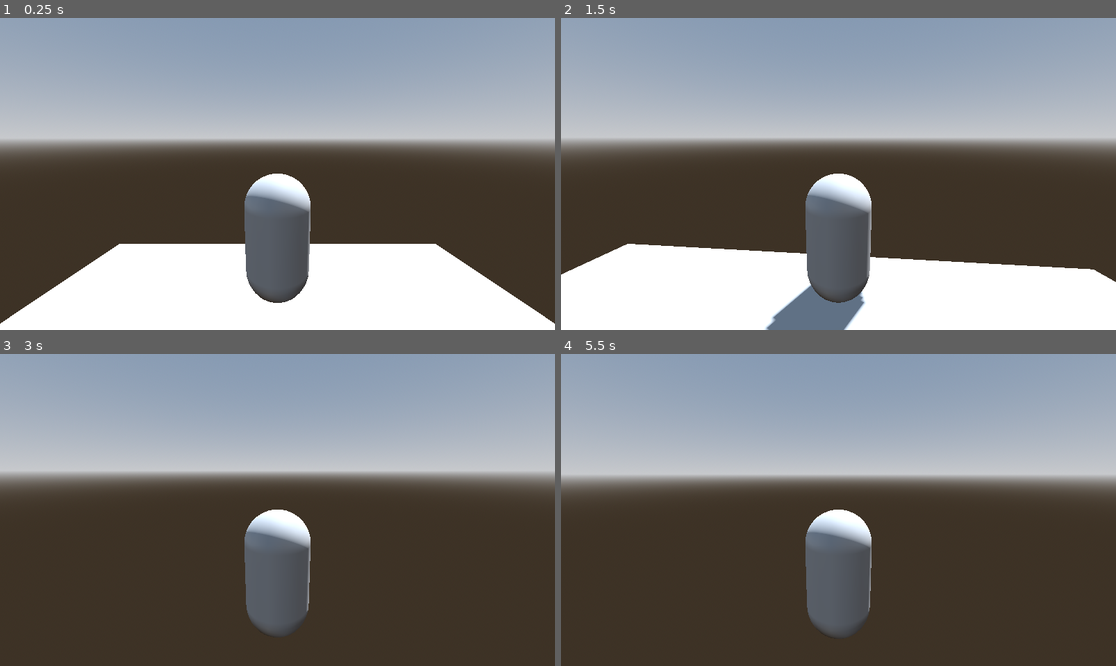
Above: before the commit, frames 1-4 (two rows, left to right).
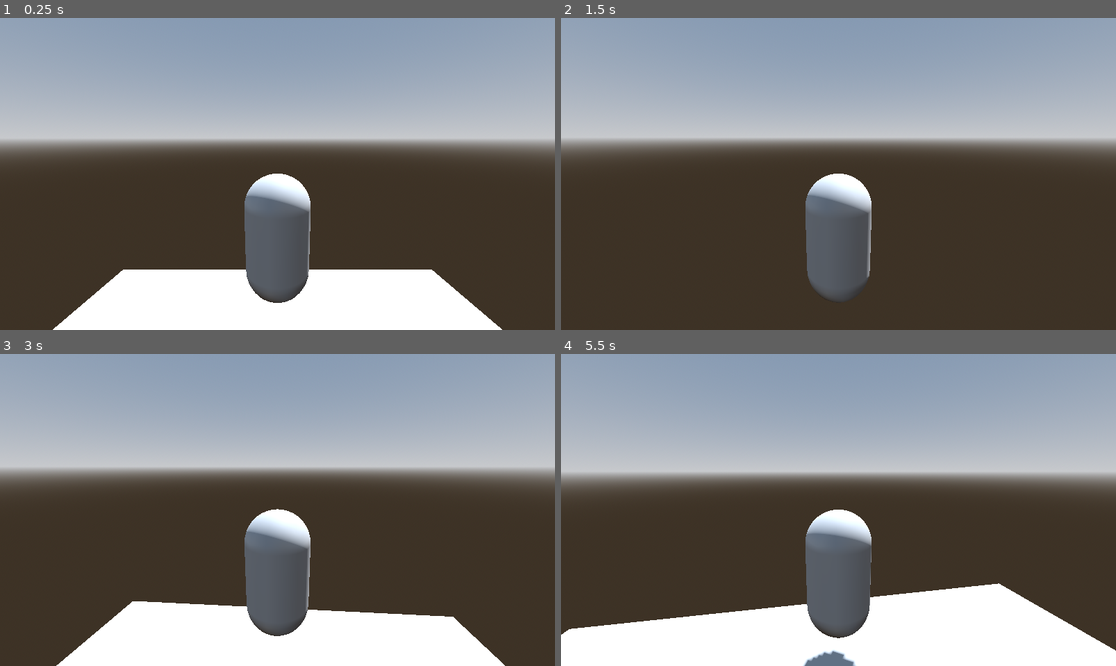
Above: after the commit, the same moments.

Repository: thiagovandieten/godot_simple_platformer
Game: Godot game, scene res://level.tscn
Two runs of this game, one before a commit and one after it. Both use one fixed random seed, a clock stepped at 60 frames per second and the inputs below. The project has no main scene, so this scene is started directly.
Inputs (mouse positions are in pixels of both pictures, inside the frame that each line leads up to):
- Up to frame 1 (0.25 s): no input
- Up to frame 2 (1.5 s): move the mouse to (866, 174) at 0.52 s; hold Space (jump, bound only after the commit) 0.53-1.28 s; hold W (move_forward) from 0.53 s (still down); move the mouse to (810, 174) at 1.27 s; tap Space (jump, bound only after the commit) at 1.35 s
- Up to frame 3 (3 s): keep holding W (move_forward); tap Space (jump, bound only after the commit) at 1.52, 1.82, 2.85 s; move the mouse to (288, 503) at 2.02 s; hold Space (jump, bound only after the commit) 2.03-2.78 s; tap Enter at 2.75 s; move the mouse to (271, 516) at 2.77 s
- Up to frame 4 (5.5 s): keep holding W (move_forward); tap Space (jump, bound only after the commit) at 3.02, 3.32, 4.35, 4.52, 4.82 s; move the mouse to (877, 513) at 3.52 s; hold Space (jump, bound only after the commit) 3.53-4.28 s; move the mouse to (794, 506) at 4.27 s; move the mouse to (844, 510) at 5.02 s; hold Space (jump, bound only after the commit) from 5.03 s (still down)

The runs differ from the first frame. In frame 1, 7.9% of the frame differs, in the area x 0-100%, y 72-100%; in frame 2, 22%; in frame 3, 16%; in frame 4, 20%.

Commit message:
Add level boundary & jump mechanic

Diff:
--- /dev/null
+++ b/WorldBoundary.gd
@@ -0,0 +1,16 @@
+extends Area3D
+
+
+# Called when the node enters the scene tree for the first time.
+func _ready():
+	pass # Replace with function body.
+
+
+# Called every frame. 'delta' is the elapsed time since the previous frame.
+func _process(delta):
+	pass
+
+
+func _on_body_entered(body) -> void:
+	if body.name == "Player":
+		get_tree().reload_current_scene()
--- a/level.tscn
+++ b/level.tscn
@@ -1,6 +1,7 @@
-[gd_scene load_steps=7 format=3 uid="uid://cm4b8ro6i5hso"]
+[gd_scene load_steps=10 format=3 uid="uid://cm4b8ro6i5hso"]
 
 [ext_resource type="PackedScene" uid="uid://bhkliha0x6acg" path="res://player.tscn" id="1_exejl"]
+[ext_resource type="Script" path="res://WorldBoundary.gd" id="2_knl8k"]
 
 [sub_resource type="ProceduralSkyMaterial" id="ProceduralSkyMaterial_5ryjd"]
 sky_horizon_color = Color(0.64625, 0.65575, 0.67075, 1)
@@ -20,6 +21,11 @@
 [sub_resource type="ConcavePolygonShape3D" id="ConcavePolygonShape3D_2nanm"]
 data = PackedVector3Array(5, 0, 5, -5, 0, 5, 5, 0, -5, -5, 0, 5, -5, 0, -5, 5, 0, -5)
 
+[sub_resource type="PhysicsMaterial" id="PhysicsMaterial_31gn2"]
+friction = 0.0
+
+[sub_resource type="WorldBoundaryShape3D" id="WorldBoundaryShape3D_1qb3a"]
+
 [node name="Node3D" type="Node3D"]
 
 [node name="WorldEnvironment" type="WorldEnvironment" parent="."]
@@ -38,5 +44,16 @@
 shape = SubResource("ConcavePolygonShape3D_2nanm")
 
 [node name="Player" parent="." instance=ExtResource("1_exejl")]
-transform = Transform3D(1, 0, 0, 0, 1, 0, 0, 0, 1, 0, 2, -2)
-linear_damp = 3.0
+transform = Transform3D(1, 0, 0, 0, 1, 0, 0, 0, 1, 0, 3.10321, -2)
+physics_material_override = SubResource("PhysicsMaterial_31gn2")
+gravity_scale = 2.0
+linear_damp = 4.0
+
+[node name="WorldBoundary" type="Area3D" parent="."]
+transform = Transform3D(1, 0, 0, 0, 1, 0, 0, 0, 1, 0, -2, 0)
+script = ExtResource("2_knl8k")
+
+[node name="CollisionShape3D" type="CollisionShape3D" parent="WorldBoundary"]
+shape = SubResource("WorldBoundaryShape3D_1qb3a")
+
+[connection signal="body_entered" from="WorldBoundary" to="WorldBoundary" method="_on_body_entered"]
--- a/player.gd
+++ b/player.gd
@@ -8,12 +8,12 @@
 @onready var pitch_pivot := $TwistPivot/PitchPivot
 
 # Called when the node enters the scene tree for the first time.
-func _ready():
+func _ready() -> void:
 	#pass # Replace with function body.
 	Input.set_mouse_mode(Input.MOUSE_MODE_CAPTURED)
 
 # Called every frame. 'delta' is the elapsed time since the previous frame.
-func _process(delta):
+func _process(delta: float) -> void:
 	var input = Vector3.ZERO
 	input.x = Input.get_axis("move_left","move_right")
 	input.z = Input.get_axis("move_forward", "move_backward")
@@ -35,3 +35,7 @@
 		if Input.get_mouse_mode() == Input.MOUSE_MODE_CAPTURED:
 			twist_input = -event.relative.x * mouse_sensetivity
 			pitch_input = -event.relative.y * mouse_sensetivity
+
+	if event.is_action_pressed("jump"):
+		if $RayCast3D.is_colliding():
+			apply_central_impulse(Vector3.UP * 15.0)
--- a/player.tscn
+++ b/player.tscn
@@ -25,3 +25,6 @@
 
 [node name="Camera3D" type="Camera3D" parent="TwistPivot/PitchPivot"]
 transform = Transform3D(1, 0, 0, 0, 1, 0, 0, 0, 1, 0, 0, 3)
+
+[node name="RayCast3D" type="RayCast3D" parent="."]
+target_position = Vector3(0, -1.2, 0)
--- a/project.godot
+++ b/project.godot
@@ -42,6 +42,11 @@
 "events": [Object(InputEventKey,"resource_local_to_scene":false,"resource_name":"","device":-1,"window_id":0,"alt_pressed":false,"shift_pressed":false,"ctrl_pressed":false,"meta_pressed":false,"pressed":false,"keycode":0,"physical_keycode":83,"key_label":0,"unicode":115,"echo":false,"script":null)
 ]
 }
+jump={
+"deadzone": 0.5,
+"events": [Object(InputEventKey,"resource_local_to_scene":false,"resource_name":"","device":-1,"window_id":0,"alt_pressed":false,"shift_pressed":false,"ctrl_pressed":false,"meta_pressed":false,"pressed":false,"keycode":0,"physical_keycode":32,"key_label":0,"unicode":32,"echo":false,"script":null)
+]
+}
 
 [rendering]
 
